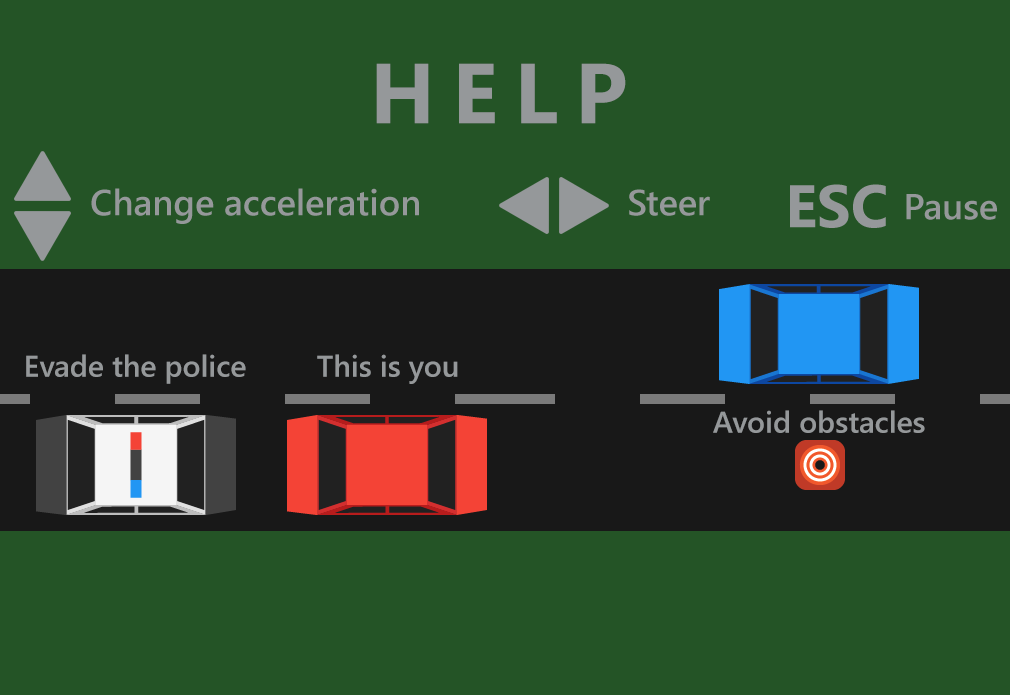
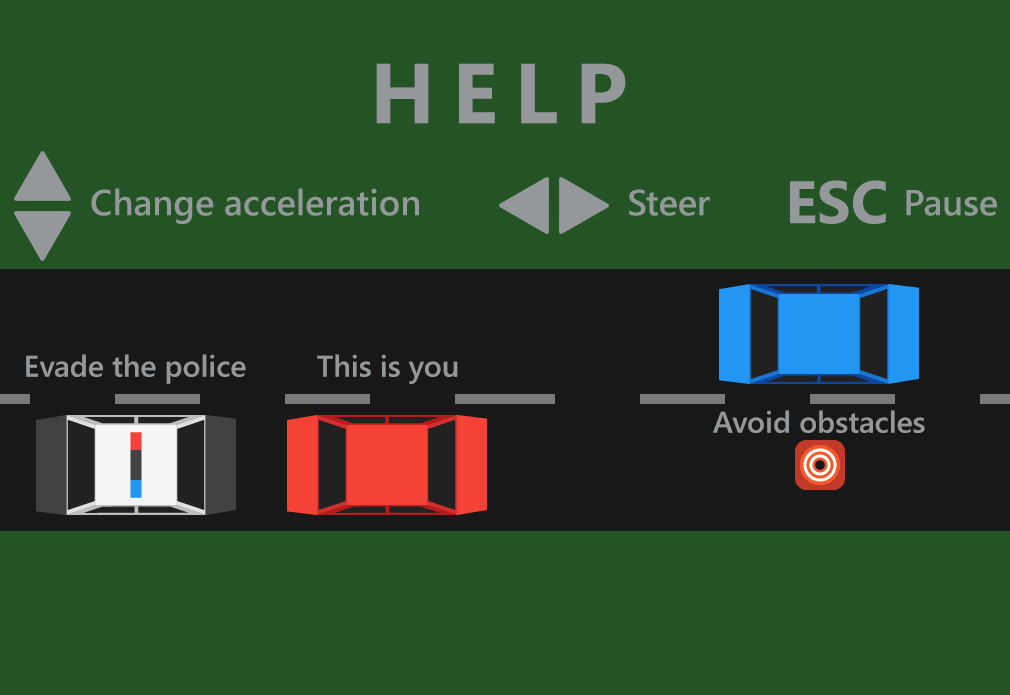
Two versions of the same layered image (w=1010, h=695). Layer-by-layer changes:
painted on "ESC" over [790, 180, 997, 228]
